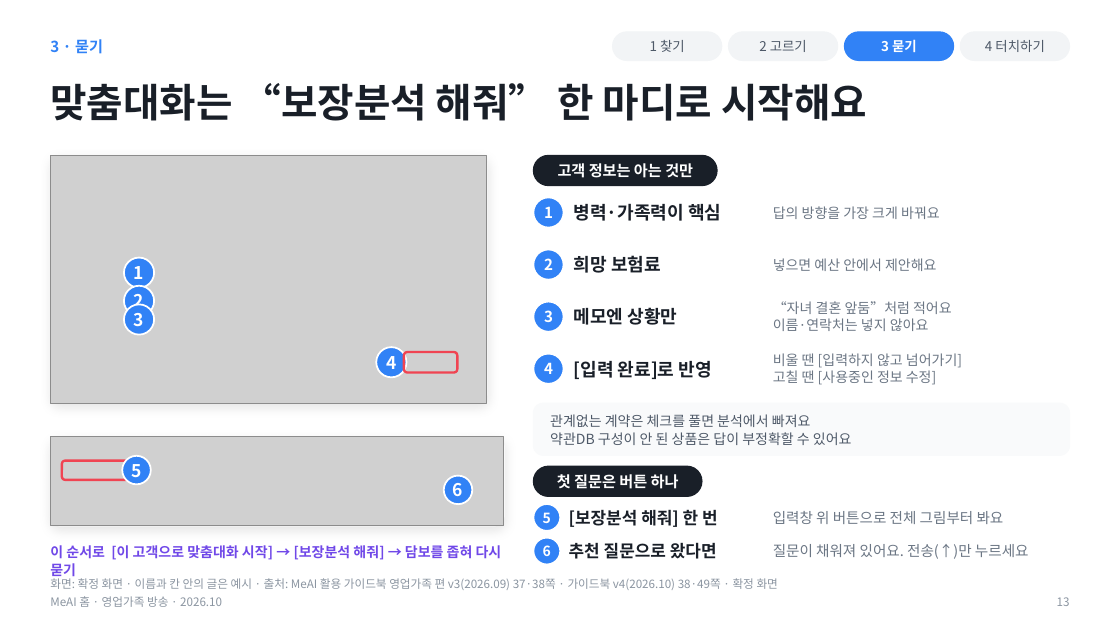
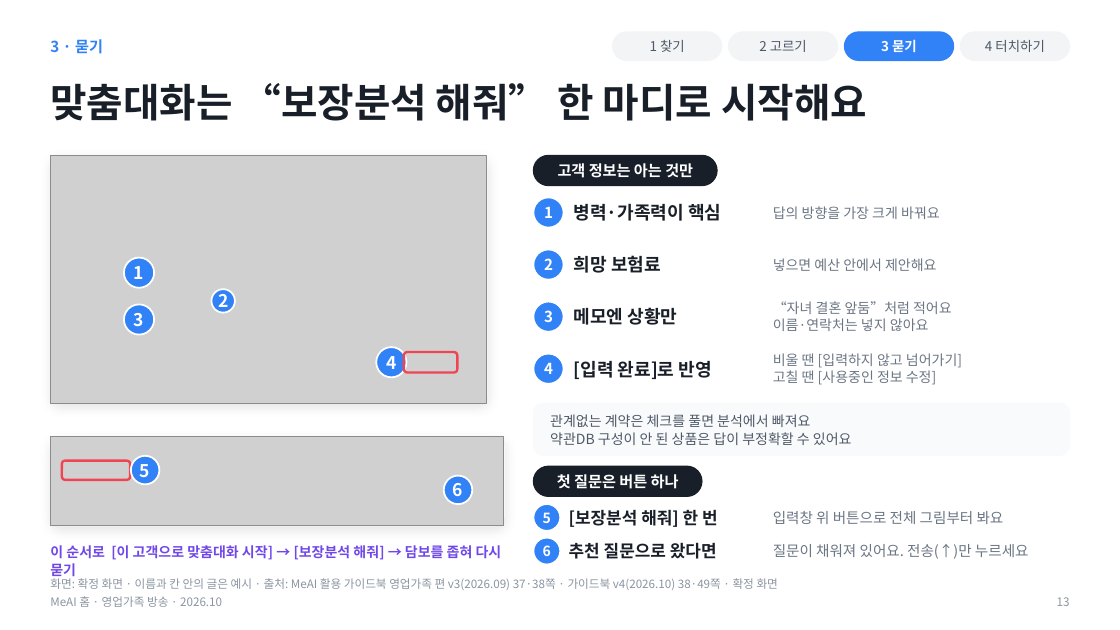
Before and after one commit to hunx11-sys/MeAI, a slide deck: slide 13 of docs/MeAI_broadcast_FP_2026.10.pptx. Drawn at 1120x630 pixels with LibreOffice and Linux fonts; fonts in the diff are those of the drawing; grey boxes stand for pictures. Boxes give left, top, right and bottom in pixels: in the first picture for what was removed or moved away, otherwise in the second. Text is boxed around its words. In the diff, an @@ line names an element or a change of style, - is before the commit and + after.

```diff
--- a/docs/MeAI_broadcast_FP_2026.10.pptx
+++ b/docs/MeAI_broadcast_FP_2026.10.pptx
@@ text "2" rewrapped from box(134, 294, 144, 306) to box(218, 290, 228, 313) @@
@@ ellipse: place and size @@
-ellipse at box(124, 286, 155, 316)
+ellipse at box(212, 289, 235, 313)
@@ text "5": place and size @@
-text "5" at box(131, 464, 141, 478)
+text "5" at box(140, 464, 150, 478)
@@ ellipse: place and size @@
-ellipse at box(123, 456, 151, 485)
+ellipse at box(131, 456, 160, 485)
```
Also in this commit, not shown: 7 other slides changed, 12 other files.
